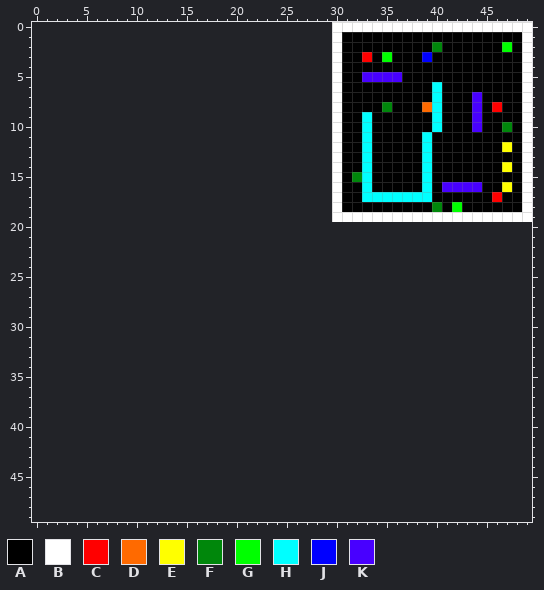
File history of a pixel-art sprite, game_01/bin/level1.png. The picture above is the old version.
The file is 20x20 pixels. The old version is drawn lined up with the new one, on the new canvas.
Palette (. is transparent): A #000000  B #ffffff  C #ff0000  D #ff6a00  E #ffff00  F #00870b  G #00ff00  H #00ffff  J #0000ff  K #4800ff
Pixels before (only the part around the change), first column x 0:
 0 ..............................BBBBBBBBBBBBBBBBBBBB
 1 ..............................BAAAAAAAAAAAAAAAAAAB
 2 ..............................BAAAAAAAAAFAAAAAAGAB
 3 ..............................BAACAGAAAJAAAAAAAAAB
 4 ..............................BAAAAAAAAAAAAAAAAAAB
 5 ..............................BAAKKKKAAAAAAAAAAAAB
 6 ..............................BAAAAAAAAAHAAAAAAAAB
 7 ..............................BAAAAAAAAAHAAAKAAAAB
 8 ..............................BAAAAFAAADHAAAKACAAB
 9 ..............................BAAHAAAAAAHAAAKAAAAB
10 ..............................BAAHAAAAAAHAAAKAAFAB
11 ..............................BAAHAAAAAHAAAAAAAAAB
12 ..............................BAAHAAAAAHAAAAAAAEAB
13 ..............................BAAHAAAAAHAAAAAAAAAB
14 ..............................BAAHAAAAAHAAAAAAAEAB
15 ..............................BAFHAAAAAHAAAAAAAAAB
16 ..............................BAAHAAAAAHAKKKKAAEAB
17 ..............................BAAHHHHHHHAAAAAACAAB
18 ..............................BAAAAAAAAAFAGAAAAAAB
19 ..............................BBBBBBBBBBBBBBBBBBBB
20 ..................................................
21 ..................................................
22 ..................................................
23 ..................................................
24 ..................................................
25 ..................................................
26 ..................................................
27 ..................................................
28 ..................................................
29 ..................................................
30 ..................................................
31 ..................................................
32 ..................................................
33 ..................................................
34 ..................................................
35 ..................................................
36 ..................................................
37 ..................................................
38 ..................................................
39 ..................................................
40 ..................................................
41 ..................................................
42 ..................................................
43 ..................................................
44 ..................................................
45 ..................................................
46 ..................................................
47 ..................................................
48 ..................................................
49 ..................................................
The result:
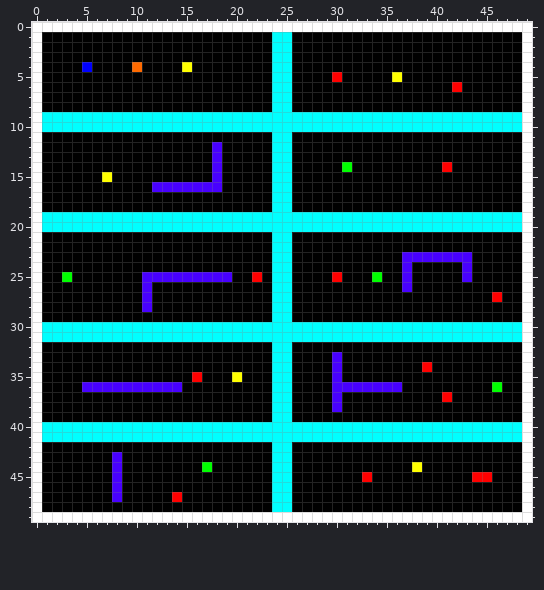
The edit:
canvas 20x20 -> 50x50, the old top-left corner now at 30,0
y 0: x 0..29 .............................. -> BBBBBBBBBBBBBBBBBBBBBBBBBBBBBB
y 1: x 0..30 ..............................B -> BAAAAAAAAAAAAAAAAAAAAAAAHHAAAAA
y 2: x 0..30 ..............................B -> BAAAAAAAAAAAAAAAAAAAAAAAHHAAAAA; x 40 F -> A; x 47 G -> A
y 3: x 0..30 ..............................B -> BAAAAAAAAAAAAAAAAAAAAAAAHHAAAAA; x 33 C -> A; x 35 G -> A; x 39 J -> A
y 4: x 0..30 ..............................B -> BAAAAJAAAADAAAAEAAAAAAAAHHAAAAA
y 5: x 0..30 ..............................B -> BAAAAAAAAAAAAAAAAAAAAAAAHHAAAAC; x 33..36 KKKK -> AAAE
y 6: x 0..30 ..............................B -> BAAAAAAAAAAAAAAAAAAAAAAAHHAAAAA; x 40 H -> A; x 42 A -> C
y 7: x 0..30 ..............................B -> BAAAAAAAAAAAAAAAAAAAAAAAHHAAAAA; x 40 H -> A; x 44 K -> A
y 8: x 0..30 ..............................B -> BAAAAAAAAAAAAAAAAAAAAAAAHHAAAAA; x 35 F -> A; x 39..40 DH -> AA; x 44 K -> A; x 46 C -> A
y 9: x 0..32 ..............................BAA -> BHHHHHHHHHHHHHHHHHHHHHHHHHHHHHHHH; x 34..39 AAAAAA -> HHHHHH; x 41..48 AAAKAAAA -> HHHHHHHH
y 10: x 0..32 ..............................BAA -> BHHHHHHHHHHHHHHHHHHHHHHHHHHHHHHHH; x 34..39 AAAAAA -> HHHHHH; x 41..48 AAAKAAFA -> HHHHHHHH
y 11: x 0..30 ..............................B -> BAAAAAAAAAAAAAAAAAAAAAAAHHAAAAA; x 33 H -> A; x 39 H -> A
y 12: x 0..30 ..............................B -> BAAAAAAAAAAAAAAAAAKAAAAAHHAAAAA; x 33 H -> A; x 39 H -> A; x 47 E -> A
y 13: x 0..30 ..............................B -> BAAAAAAAAAAAAAAAAAKAAAAAHHAAAAA; x 33 H -> A; x 39 H -> A
y 14: x 0..31 ..............................BA -> BAAAAAAAAAAAAAAAAAKAAAAAHHAAAAAG; x 33 H -> A; x 39 H -> A; x 41 A -> C; x 47 E -> A
y 15: x 0..30 ..............................B -> BAAAAAAEAAAAAAAAAAKAAAAAHHAAAAA; x 32..33 FH -> AA; x 39 H -> A
y 16: x 0..30 ..............................B -> BAAAAAAAAAAAKKKKKKKAAAAAHHAAAAA; x 33 H -> A; x 39 H -> A; x 41..44 KKKK -> AAAA; x 47 E -> A
y 17: x 0..30 ..............................B -> BAAAAAAAAAAAAAAAAAAAAAAAHHAAAAA; x 33..39 HHHHHHH -> AAAAAAA; x 46 C -> A
y 18: x 0..30 ..............................B -> BAAAAAAAAAAAAAAAAAAAAAAAHHAAAAA; x 40 F -> A; x 42 G -> A
y 19: x 0..48 ..............................BBBBBBBBBBBBBBBBBBB -> BHHHHHHHHHHHHHHHHHHHHHHHHHHHHHHHHHHHHHHHHHHHHHHHH
y 20: x 0..49 .................................................. -> BHHHHHHHHHHHHHHHHHHHHHHHHHHHHHHHHHHHHHHHHHHHHHHHHB
y 21..22: x 0..49 .................................................. -> BAAAAAAAAAAAAAAAAAAAAAAAHHAAAAAAAAAAAAAAAAAAAAAAAB
y 23: x 0..49 .................................................. -> BAAAAAAAAAAAAAAAAAAAAAAAHHAAAAAAAAAAAKKKKKKKAAAAAB
y 24: x 0..49 .................................................. -> BAAAAAAAAAAAAAAAAAAAAAAAHHAAAAAAAAAAAKAAAAAKAAAAAB
y 25: x 0..49 .................................................. -> BAAGAAAAAAAKKKKKKKKKAACAHHAAAACAAAGAAKAAAAAKAAAAAB
y 26: x 0..49 .................................................. -> BAAAAAAAAAAKAAAAAAAAAAAAHHAAAAAAAAAAAKAAAAAAAAAAAB
y 27: x 0..49 .................................................. -> BAAAAAAAAAAKAAAAAAAAAAAAHHAAAAAAAAAAAAAAAAAAAACAAB
y 28: x 0..49 .................................................. -> BAAAAAAAAAAKAAAAAAAAAAAAHHAAAAAAAAAAAAAAAAAAAAAAAB
y 29: x 0..49 .................................................. -> BAAAAAAAAAAAAAAAAAAAAAAAHHAAAAAAAAAAAAAAAAAAAAAAAB
y 30..31: x 0..49 .................................................. -> BHHHHHHHHHHHHHHHHHHHHHHHHHHHHHHHHHHHHHHHHHHHHHHHHB
y 32: x 0..49 .................................................. -> BAAAAAAAAAAAAAAAAAAAAAAAHHAAAAAAAAAAAAAAAAAAAAAAAB
y 33: x 0..49 .................................................. -> BAAAAAAAAAAAAAAAAAAAAAAAHHAAAAKAAAAAAAAAAAAAAAAAAB
y 34: x 0..49 .................................................. -> BAAAAAAAAAAAAAAAAAAAAAAAHHAAAAKAAAAAAAACAAAAAAAAAB
y 35: x 0..49 .................................................. -> BAAAAAAAAAAAAAAACAAAEAAAHHAAAAKAAAAAAAAAAAAAAAAAAB
y 36: x 0..49 .................................................. -> BAAAAKKKKKKKKKKAAAAAAAAAHHAAAAKKKKKKKAAAAAAAAAGAAB
y 37: x 0..49 .................................................. -> BAAAAAAAAAAAAAAAAAAAAAAAHHAAAAKAAAAAAAAAACAAAAAAAB
y 38: x 0..49 .................................................. -> BAAAAAAAAAAAAAAAAAAAAAAAHHAAAAKAAAAAAAAAAAAAAAAAAB
y 39: x 0..49 .................................................. -> BAAAAAAAAAAAAAAAAAAAAAAAHHAAAAAAAAAAAAAAAAAAAAAAAB
y 40..41: x 0..49 .................................................. -> BHHHHHHHHHHHHHHHHHHHHHHHHHHHHHHHHHHHHHHHHHHHHHHHHB
y 42: x 0..49 .................................................. -> BAAAAAAAAAAAAAAAAAAAAAAAHHAAAAAAAAAAAAAAAAAAAAAAAB
y 43: x 0..49 .................................................. -> BAAAAAAAKAAAAAAAAAAAAAAAHHAAAAAAAAAAAAAAAAAAAAAAAB
y 44: x 0..49 .................................................. -> BAAAAAAAKAAAAAAAAGAAAAAAHHAAAAAAAAAAAAEAAAAAAAAAAB
y 45: x 0..49 .................................................. -> BAAAAAAAKAAAAAAAAAAAAAAAHHAAAAAAACAAAAAAAAAACCAAAB
y 46: x 0..49 .................................................. -> BAAAAAAAKAAAAAAAAAAAAAAAHHAAAAAAAAAAAAAAAAAAAAAAAB
y 47: x 0..49 .................................................. -> BAAAAAAAKAAAAACAAAAAAAAAHHAAAAAAAAAAAAAAAAAAAAAAAB
y 48: x 0..49 .................................................. -> BAAAAAAAAAAAAAAAAAAAAAAAHHAAAAAAAAAAAAAAAAAAAAAAAB
y 49: x 0..49 .................................................. -> BBBBBBBBBBBBBBBBBBBBBBBBBBBBBBBBBBBBBBBBBBBBBBBBBB
